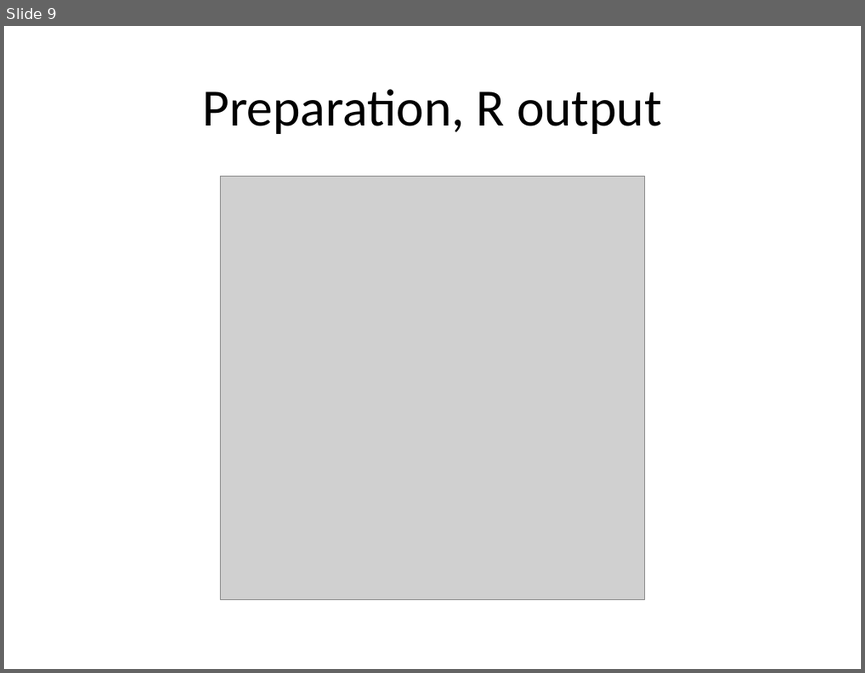
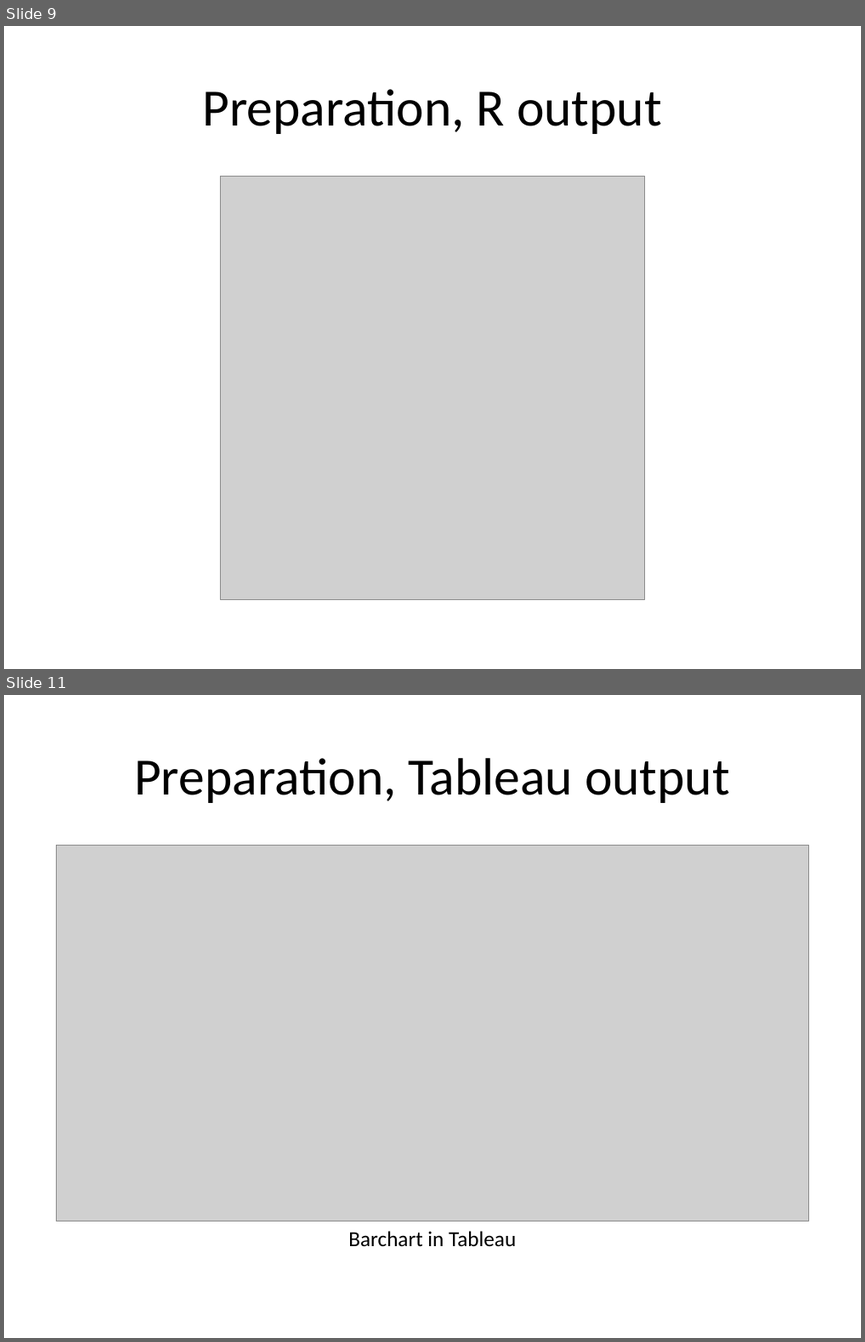
Before and after one commit to pmean/data-visualization, a slide deck: data-viz-02/component/preparation.pptx. Shown one above the other, each under a label of ours: slide 9 before the commit, slides 9 and 11 after it; the slides between them are not shown. The pictures are 865x673 and 865x1342 pixels, drawn with LibreOffice and Linux fonts; fonts in the diff are those of the drawing; grey boxes stand for pictures. Boxes give left, top, right and bottom in pixels: in the first picture for what was removed or moved away, otherwise in the second. Text is boxed around its words. In the diff, an @@ line names an element or a change of style, - is before the commit and + after.

Commit message:
Added Python and Tableau to data-viz-03 fundamentals

```diff
--- a/data-viz-02/component/preparation.pptx
+++ b/data-viz-02/component/preparation.pptx
@@ slide 11 added at [4, 695, 861, 1338], background #FFFFFF @@
@@ title added at [134, 758, 730, 803], 44 pt, text #000000 @@
+Preparation, Tableau output
@@ picture added at [56, 845, 809, 1221] @@
@@ text added at [348, 1231, 516, 1247], 18 pt, text #000000 @@
+Barchart in Tableau
```
Also in this commit, not shown: 2 slides changed, 2 other slides added, 2 slides removed, 23 other files.
